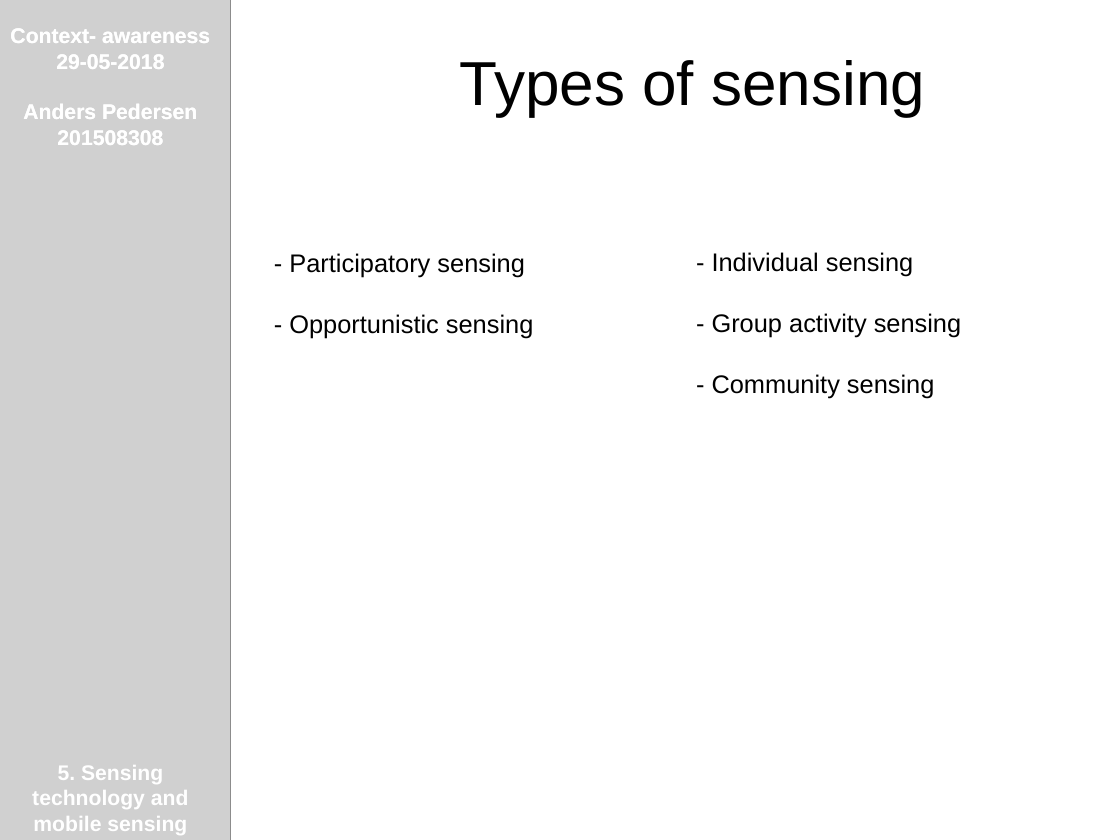
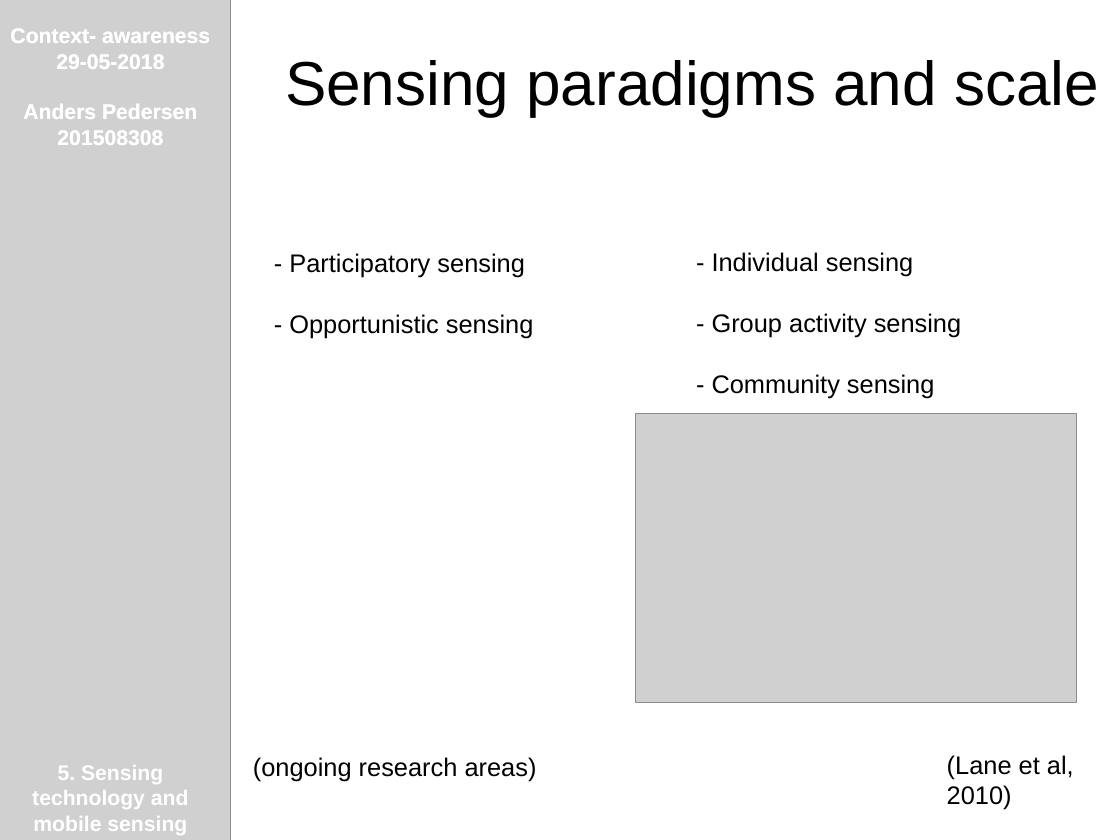
Before and after one commit to AndersHP/ContextAwarenessEksamen, a slide deck: slide 5 of 4SensingTechnologyAndMobileSensingConcepts.odp (slide 4 before the commit). Drawn at 1120x840 pixels with LibreOffice and Linux fonts; fonts in the diff are those of the drawing; grey boxes stand for pictures. Boxes give left, top, right and bottom in pixels: in the first picture for what was removed or moved away, otherwise in the second. Text is boxed around its words. In the diff, an @@ line names an element or a change of style, - is before the commit and + after.

```diff
--- a/4SensingTechnologyAndMobileSensingConcepts.odp
+++ b/4SensingTechnologyAndMobileSensingConcepts.odp
@@ text at [285,60,1099,116]: text changed @@
-Types of sensing
+Sensing paradigms and scale
@@ picture added at [636,414,1076,702] @@
@@ text added at [253,757,537,782], 18 pt, text #000000 @@
+(ongoing research areas)
@@ text added at [947,755,1074,810], 18 pt, text #000000 @@
+(Lane et al, 2010)
```
Also in this commit, not shown: 2 other slides changed, 5 slides added, 1 other file.
